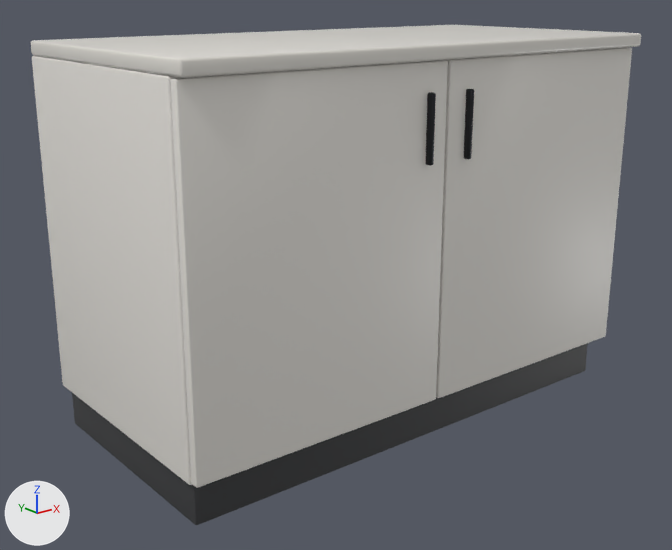
Before and after pictures for a commit that changed the glTF model apps/web/models/furniture/basecab.glb.
Camera for both pictures: a camera (50 mm lens) standing at (-1.32, -1.58, 0.958) and looking at (-0.054, 0.003, 0.325). Every picture has the same lights, and +X, +Y and +Z are marked at lower left. The older version comes first.

The first picture shows 'body', 'door0', 'door1', 'handle0', 'handle1', 'plinth', 'top'.
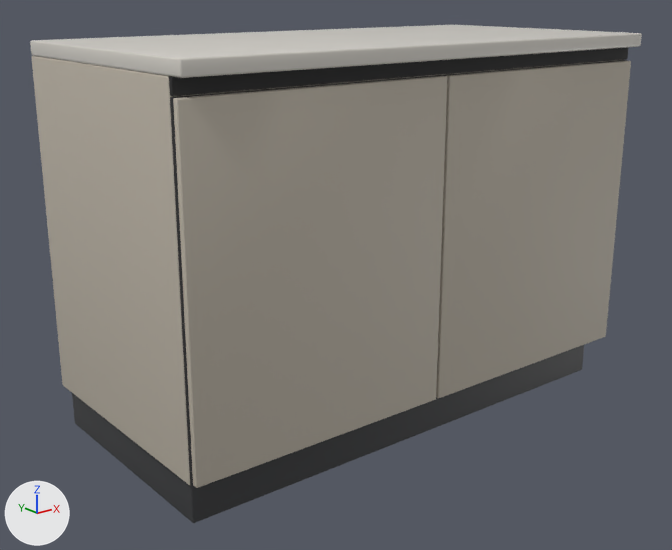
Where the newer file only moved an object's origin or applied its transform, the numbers keep the older frame.

Pixel boxes [x1, y1, x2, y2] of what changed, in the pictures (672 x 550 px):
```json
{"object": "door0", "change": "recoloured", "before": [173, 76, 447, 488], "after": [173, 76, 447, 488], "on screen": "white to grey"}
{"object": "door1", "change": "recoloured", "before": [436, 61, 631, 398], "after": [436, 61, 631, 398], "on screen": "white to grey"}
{"object": "body", "change": "recoloured", "before": [32, 56, 190, 485], "after": [32, 56, 190, 485], "on screen": "white to grey"}
{"object": "door_channel", "change": "added", "after": [168, 47, 628, 96], "on screen": "black"}
{"object": "door_bed", "change": "added", "after": [170, 60, 627, 486]}
{"object": "handle0", "change": "deleted", "before": [426, 92, 436, 166]}
{"object": "handle1", "change": "deleted", "before": [464, 89, 474, 159]}
```

Edits to the scene script, one JSON object a line:
```json
{"op": "set", "path": "mat_white.base_color", "old": "(0.807, 0.784, 0.738)", "new": "(0.509, 0.462, 0.386)", "note": "white #e8e5df -> grey #bdb5a7"}
{"op": "add", "block": "mat_shadow", "code": ["mat_shadow = principled_material('shadow')", "mat_shadow.base_color = (0.0242, 0.0242, 0.0252)  # black #2b2b2c", "mat_shadow.roughness = 0.8"]}
{"op": "add", "block": "me_door_bed", "code": ["me_door_bed = bpy.data.meshes.new('door_bed')", "me_door_bed.from_pydata(...)  # 96 vertices, 188 faces; spans x -0.598..0.598, y -0.006..0.006, z -0.343..0.343", "me_door_bed.materials.append(mat_shadow)  # black #2b2b2c"]}
{"op": "add", "block": "me_door_channel", "code": ["me_door_channel = bpy.data.meshes.new('door_channel')", "me_door_channel.from_pydata(...)  # 96 vertices, 188 faces; spans x -0.598..0.598, y -0.009..0.009, z -0.015..0.015", "me_door_channel.materials.append(mat_shadow)  # black #2b2b2c"]}
{"op": "remove", "block": "ob_handle0", "code": ["ob_handle0 = bpy.data.objects.new('handle0', me_handle0)", "ob_handle0.location = (-0.053, -0.287, 0.69)"]}
{"op": "remove", "block": "ob_handle1", "code": ["ob_handle1 = bpy.data.objects.new('handle1', me_handle1)", "ob_handle1.location = (0.053, -0.287, 0.69)"]}
{"op": "add", "block": "ob_door_bed", "code": ["ob_door_bed = bpy.data.objects.new('door_bed', me_door_bed)", "ob_door_bed.location = (0.0, -0.263, 0.445)"]}
{"op": "add", "block": "ob_door_channel", "code": ["ob_door_channel = bpy.data.objects.new('door_channel', me_door_channel)", "ob_door_channel.location = (0.0, -0.259, 0.805)"]}
```
